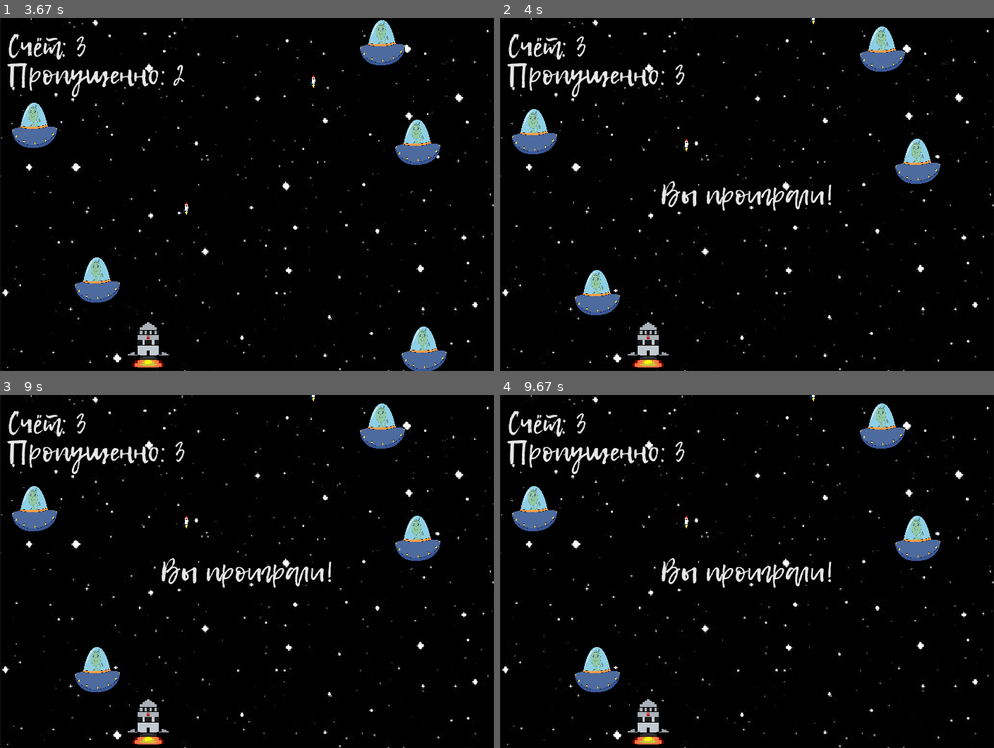
Above: before the commit, frames 1-4 (two rows, left to right).
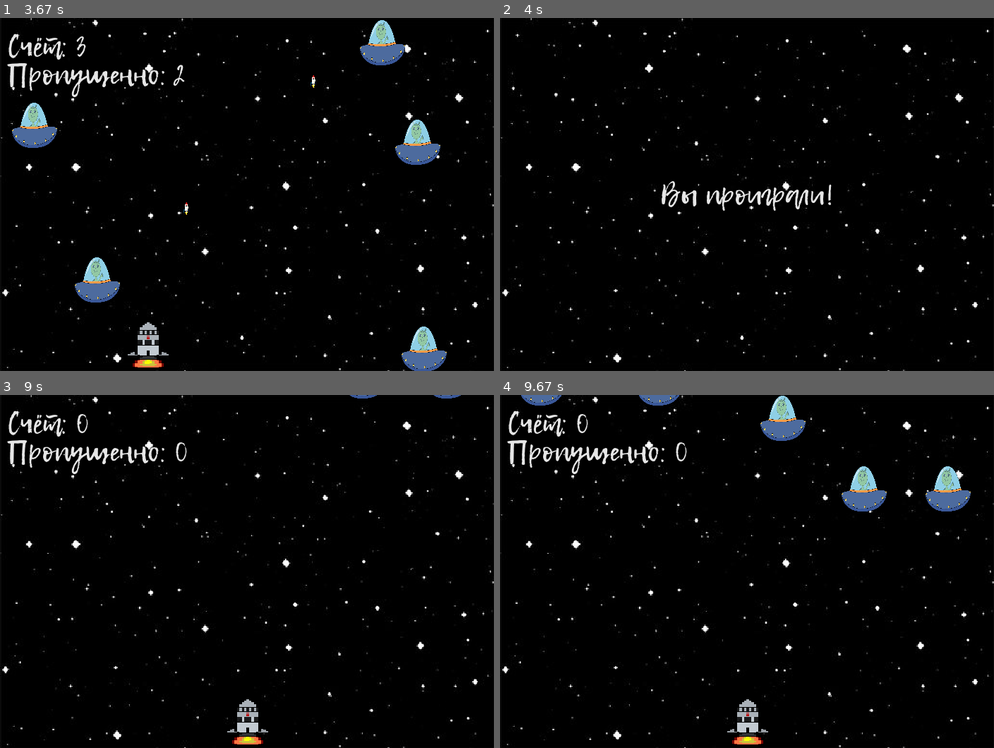
Above: after the commit, the same moments.

Repository: beverly-csu/PythonStart2
Game: pygame game, started from PyGame/Shooter/game.py
The game is run twice, just before and just after one commit, with the same random seed, the same clock (stepped at 60 frames per second) and the same inputs.
Inputs:
- Up to frame 1 (3.67 s): hold D 0.33-0.8 s; hold D 0.83-1.3 s; tap Space at 0.9, 1.2, 1.4, 1.7, 1.97, 2.27, 2.4, 2.7, 3.07, 3.37 s; hold A 1.33-1.87 s; hold A 1.9-2.3 s; hold D 2.33-2.97 s; hold A 3-3.47 s
- Up to frame 2 (4 s): no input
- Up to frame 3 (9 s): no input
- Up to frame 4 (9.67 s): no input

Frame 1 is identical in both runs. In frame 2, 4.5% of the frame differs, in the area x 1-90%, y 0-99%; in frame 3, 4.9%; in frame 4, 7.3%, in the area x 2-96%, y 0-99%.

Commit message:
Update game.py

Diff:
--- a/PyGame/Shooter/game.py
+++ b/PyGame/Shooter/game.py
@@ -112,11 +112,11 @@
             # window.blit(win_text, (270, 200))
             ## 1 вариант
             ## 2 вариант
-            win_text = my_font.render('Вы выиграли!', True, (230, 230, 230))
-            text_rect = win_text.get_rect()
+            result_text = my_font.render('Вы выиграли!', True, (230, 230, 230))
+            text_rect = result_text.get_rect()
             bg_rect = background.get_rect()
             text_rect.center = bg_rect.center
-            window.blit(win_text, (text_rect.x, text_rect.y))
+            window.blit(result_text, (text_rect.x, text_rect.y))
             ## 2 вариант
             finish = True
         if lost >= 3:
@@ -125,13 +125,32 @@
             # window.blit(win_text, (270, 200))
             ## 1 вариант
             ## 2 вариант
-            lose_text = my_font.render('Вы проиграли!', True, (230, 230, 230))
-            text_rect = lose_text.get_rect()
+            result_text = my_font.render('Вы проиграли!', True, (230, 230, 230))
+            text_rect = result_text.get_rect()
             bg_rect = background.get_rect()
             text_rect.center = bg_rect.center
-            window.blit(lose_text, (text_rect.x, text_rect.y))
+            window.blit(result_text, (text_rect.x, text_rect.y))
             ## 2 вариант
             finish = True
+        last_time = millis()
+    else:
+        window.blit(background, (0, 0))
+        window.blit(result_text, (text_rect.x, text_rect.y))
+        if millis() - last_time > 5:
+            score = 0
+            lost = 0
+            bg_rect = background.get_rect()
+            player.rect.centerx = bg_rect.centerx
+            monsters.empty()
+            for i in range(5):
+                x = random.randint(0, width - 80)
+                speed = random.randint(1, 8)
+                enemy = Enemy('enemy.png', x, -100, speed)
+                monsters.add(enemy)
+            bullets.empty()
+            finish = False
+
+
 
 
     for e in event.get():
